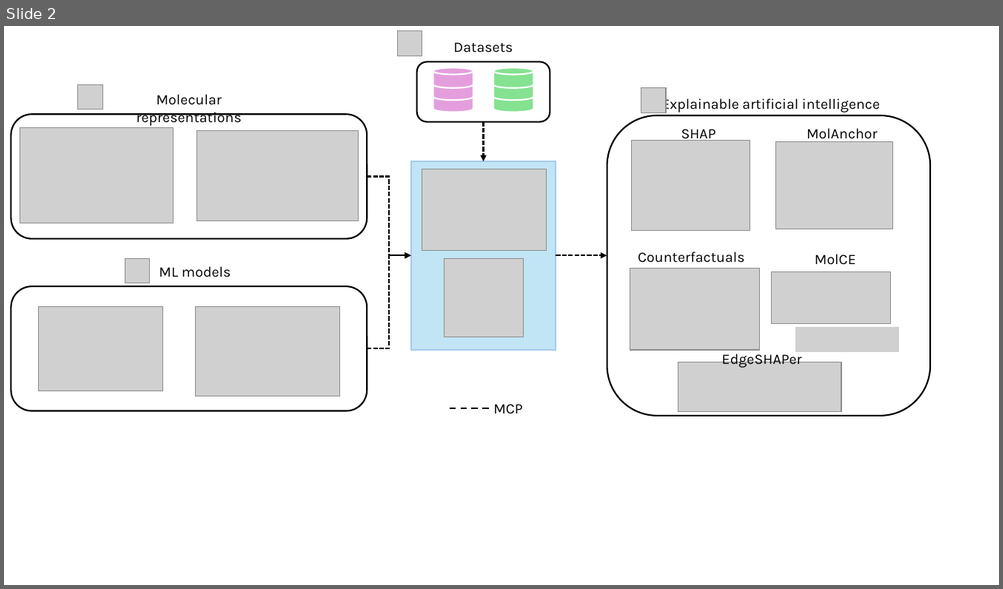
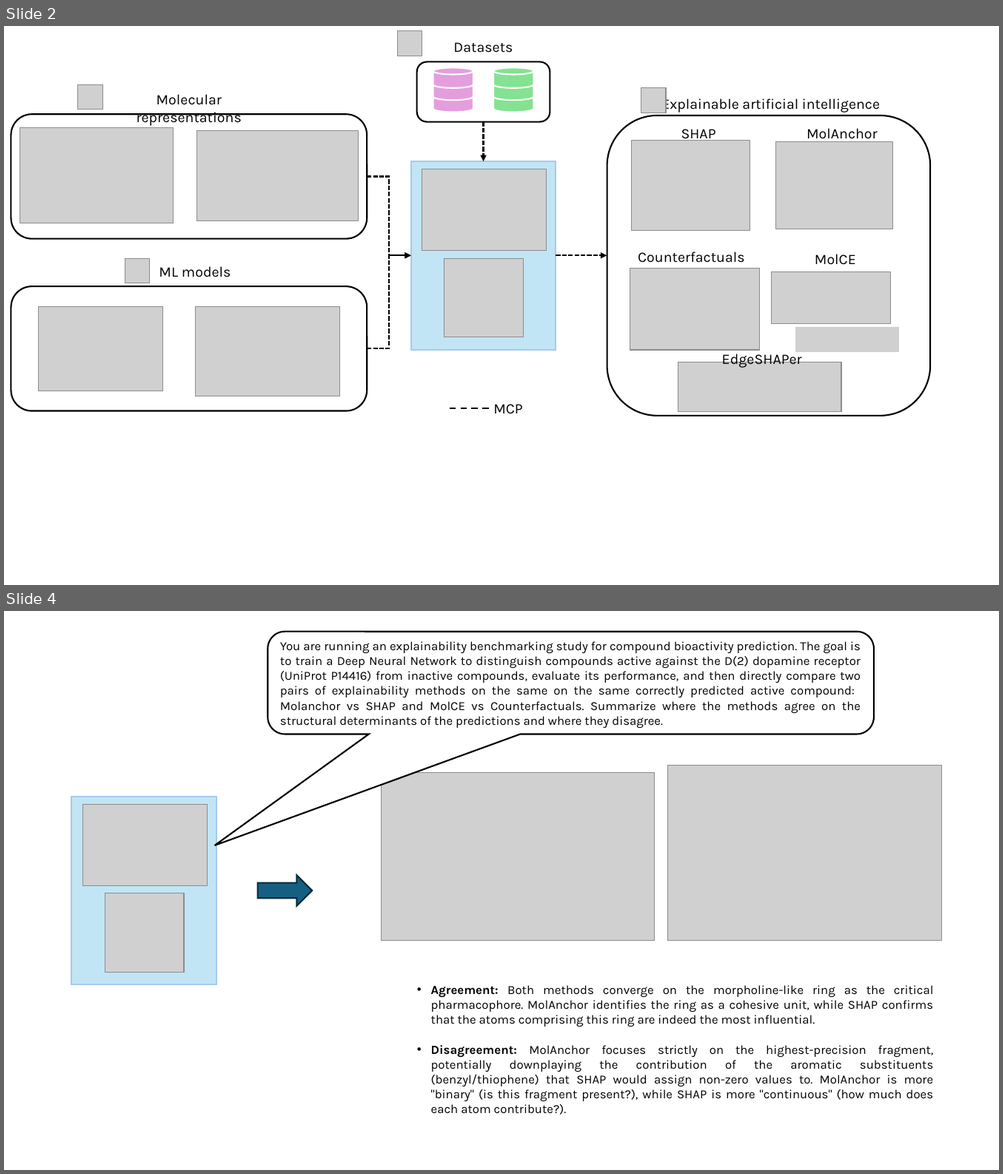
Before and after one commit to LSI-Uni-Bonn/ChemicHAL, a slide deck: slides/figures_AI_agent.pptx. Shown one above the other, each under a label of ours: slide 2 before the commit, slides 2 and 4 after it; the slides between them are not shown. The pictures are 1003x589 and 1003x1174 pixels, drawn with LibreOffice and Linux fonts; fonts in the diff are those of the drawing; grey boxes stand for pictures. Boxes give left, top, right and bottom in pixels: in the first picture for what was removed or moved away, otherwise in the second. Text is boxed around its words. In the diff, an @@ line names an element or a change of style, - is before the commit and + after.

Commit message:
Add BRF algorithm, similarity-filtered MolCE foils, decomposition-based anchor occurrence
- ML: register BalancedRandomForestClassifier ("BRF") in train_model,
  build_model_from_split_file, train_on_split_file, and get_ml_info; route
  it through SHAP TreeExplainer.
- MolCE: rename `similarity_threshold` -> `scaffold_similarity_threshold`,
  add `min_similarity` Tanimoto cutoff on rebuilt foils with similarity-desc
  tiebreak on contrast ties; refactor top-N R-group/scaffold selection with
  early-stop and per-call foil reuse.
- MolAnchor: substructure occurrence now counts compounds whose BRICS
  decomposition actually produces the rule fragment(s), matching the
  population the anchor was drawable from; aggregator extended to use the
  union of merged-group fragments and store fragment_smiles per result.
- SHAP rendering: bump default mol_size to 1200x1200 and tighten contour
  params (sigma 0.22, gridResolution 0.04, 20 contour lines) for sharper
  atom-weight heatmaps.
- Slides: refresh AI_Agent_Explainability and figures_AI_agent decks.
- Add notebooks/test_xai_gnn_compatibility.ipynb.

```diff
--- a/slides/figures_AI_agent.pptx
+++ b/slides/figures_AI_agent.pptx
@@ slide 4 added at (4,611,999,1170), background #FFFFFF @@
@@ rounded speech box added at (267,631,874,734), fill #FFFFFF, outline #000000 1.5 pt, 12 pt, text #000000 @@
+You are running an explainability benchmarking study for compound bioactivity prediction. The goal is to train a Deep Neural Network to distinguish compounds active against the D(2) dopamine receptor (UniProt P14416) from inactive compounds, evaluate its performance, and then directly compare two pairs of explainability methods on the same on the same correctly predicted active compound: Molanchor vs SHAP and MolCE vs Counterfactuals. Summarize where the methods agree on the structural determinants of the predictions and where they disagree.
@@ picture added at (667,766,941,941) @@
@@ picture added at (381,773,654,941) @@
@@ rectangle added at (72,797,216,985), fill #C1E5F5, outline #A6CAEC 1.5 pt @@
@@ picture added at (83,804,208,886) @@
@@ right arrow added at (258,875,312,906), fill #156082, outline #092A39 1.5 pt @@
@@ picture added at (105,894,185,973) @@
@@ text added at (431,985,933,1115), 12 pt, text #000000 @@
+• Agreement: Both methods converge on the morpholine-like ring as the critical pharmacophore. MolAnchor identifies the ring as a cohesive unit, while SHAP confirms that the atoms comprising this ring are indeed the most influential.
+• Disagreement: MolAnchor focuses strictly on the highest-precision fragment, potentially downplaying the contribution of the aromatic substituents (benzyl/thiophene) that SHAP would assign non-zero values to. MolAnchor is more "binary" (is this fragment present?), while SHAP is more "continuous" (how much does each atom contribute?).
```
Also in this commit, not shown: 2 other slides added, 9 other files.
